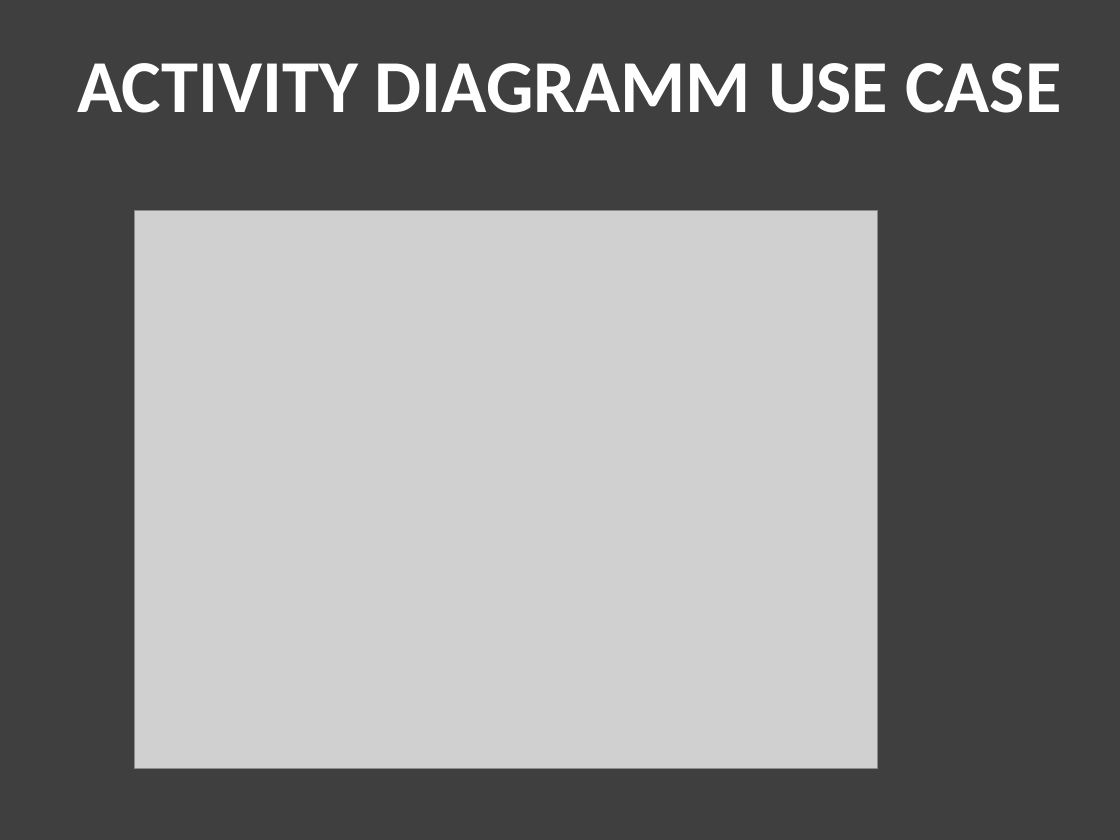
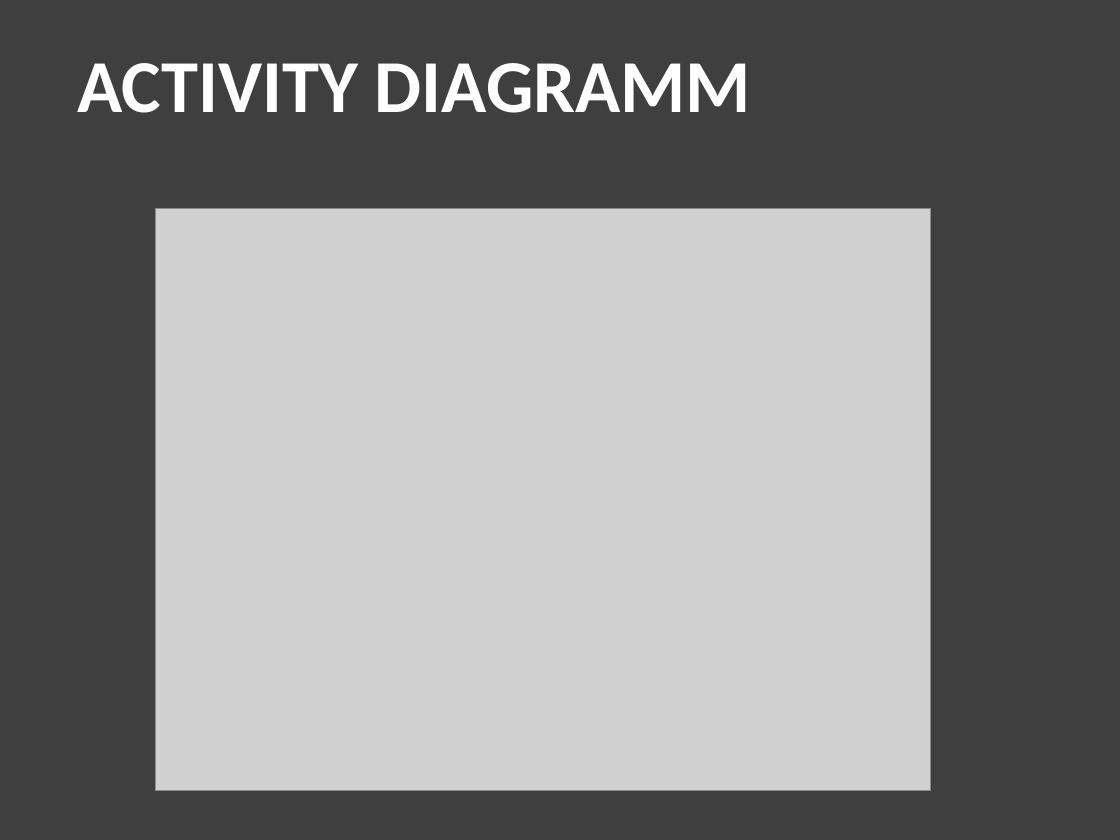
Before and after one commit to jeanin92/DieVerrueckteSightseeingtour, a slide deck: slide 6 of Presentation/abschlusspraesentation.pptx. Drawn at 1120x840 pixels with LibreOffice and Linux fonts; fonts in the diff are those of the drawing; grey boxes stand for pictures; background and template pictures are left out. Boxes give left, top, right and bottom in pixels: in the first picture for what was removed or moved away, otherwise in the second. Text is boxed around its words. In the diff, an @@ line names an element or a change of style, - is before the commit and + after.

```diff
--- a/Presentation/abschlusspraesentation.pptx
+++ b/Presentation/abschlusspraesentation.pptx
@@ text at (x1=77, y1=63, x2=751, y2=113): text changed @@
-ACTIVITY DIAGRAMM USE CASE
+ACTIVITY DIAGRAMM
@@ picture resized from (x1=134, y1=211, x2=877, y2=768) to (x1=156, y1=208, x2=931, y2=791) @@
```
Also in this commit, not shown: 10 other slides changed, 4 slides added, 4 slides removed, 5 other files.
